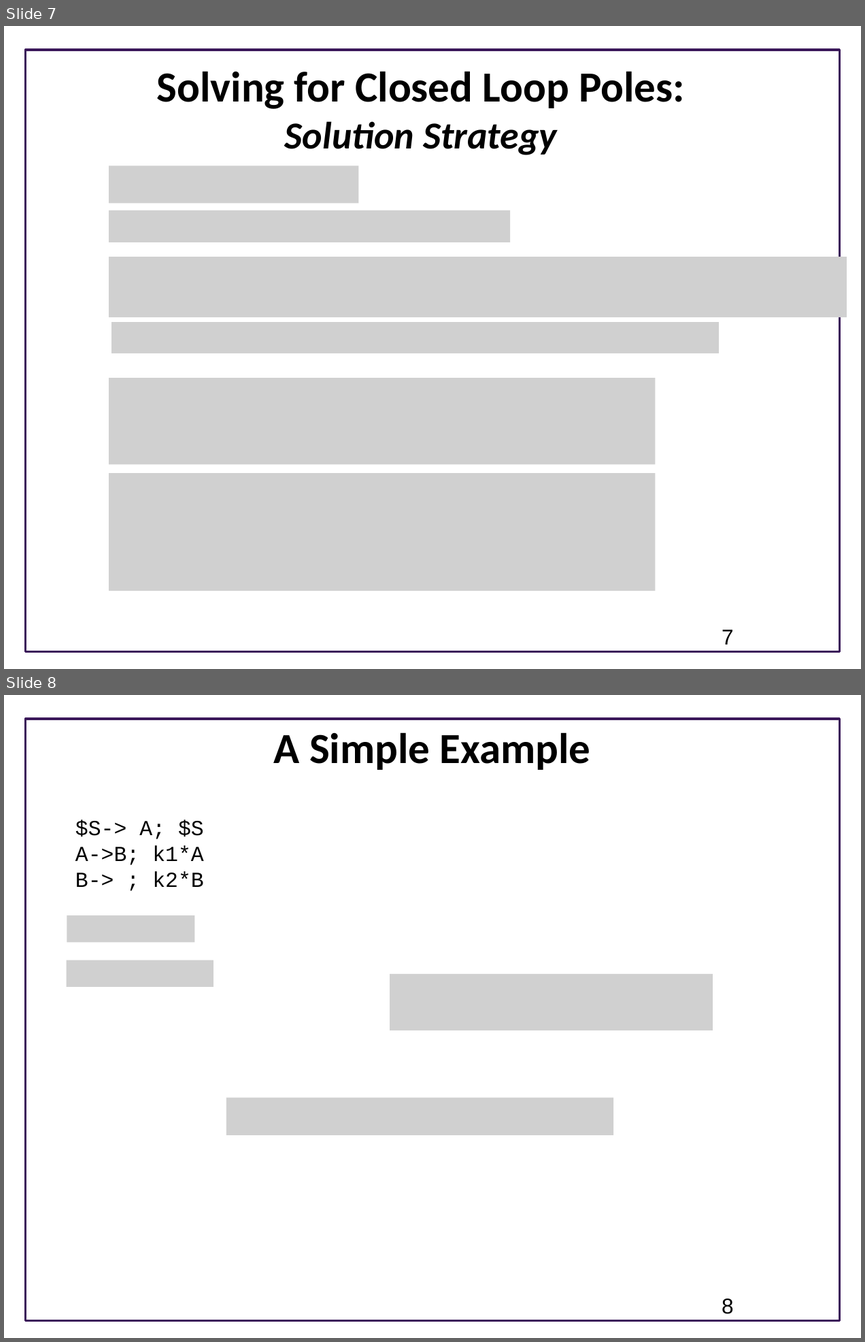
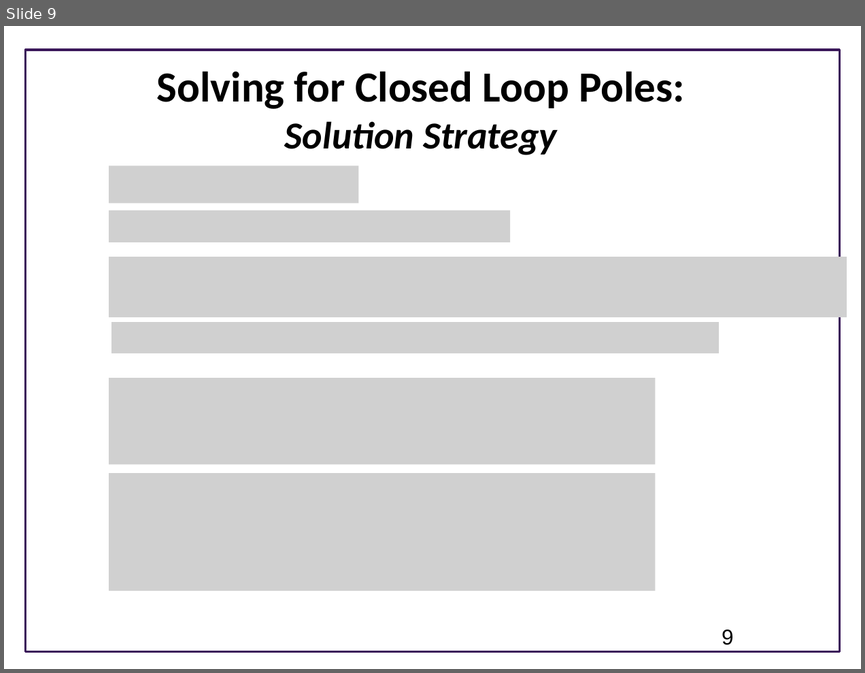
Before and after one commit to joseph-hellerstein/advanced-controls-lectures, a slide deck: Lecture_22-Designing-Closed-Loop-Systems/Designing-Proportional-Controllers.pptx. Shown one above the other, each under a label of ours: slides 7 and 8 before the commit, slide 9 after it. The pictures are 865x1342 and 865x673 pixels, drawn with LibreOffice and Linux fonts; fonts in the diff are those of the drawing; grey boxes stand for pictures; background and template pictures are left out. Boxes give left, top, right and bottom in pixels: in the first picture for what was removed or moved away, otherwise in the second. Text is boxed around its words. In the diff, an @@ line names an element or a change of style, - is before the commit and + after.

```diff
--- a/Lecture_22-Designing-Closed-Loop-Systems/Designing-Proportional-Controllers.pptx
+++ b/Lecture_22-Designing-Closed-Loop-Systems/Designing-Proportional-Controllers.pptx
@@ slide 8 removed at (x1=4, y1=695, x2=861, y2=1338), background #FFFFFF; not listed: 1 template element that a slide beside it also shows @@
@@ title removed at (x1=274, y1=732, x2=591, y2=770) @@
-A Simple Example
@@ text removed at (x1=75, y1=820, x2=204, y2=887) @@
-$S-> A; $S
-A->B; k1*A
-B-> ; k2*B
@@ picture removed at (x1=67, y1=915, x2=194, y2=942) @@
@@ picture removed at (x1=67, y1=960, x2=214, y2=986) @@
@@ picture removed at (x1=390, y1=974, x2=713, y2=1030) @@
@@ picture removed at (x1=226, y1=1098, x2=613, y2=1136) @@
@@ page number removed at (x1=721, y1=1298, x2=734, y2=1314) @@
-8
@@ what was slide 7 is now slide 9 @@
@@ page number at (x1=721, y1=629, x2=734, y2=645): text changed @@
-7
+9
```
Also in this commit, not shown: 4 slides changed, 6 slides added, 1 other slide removed.
